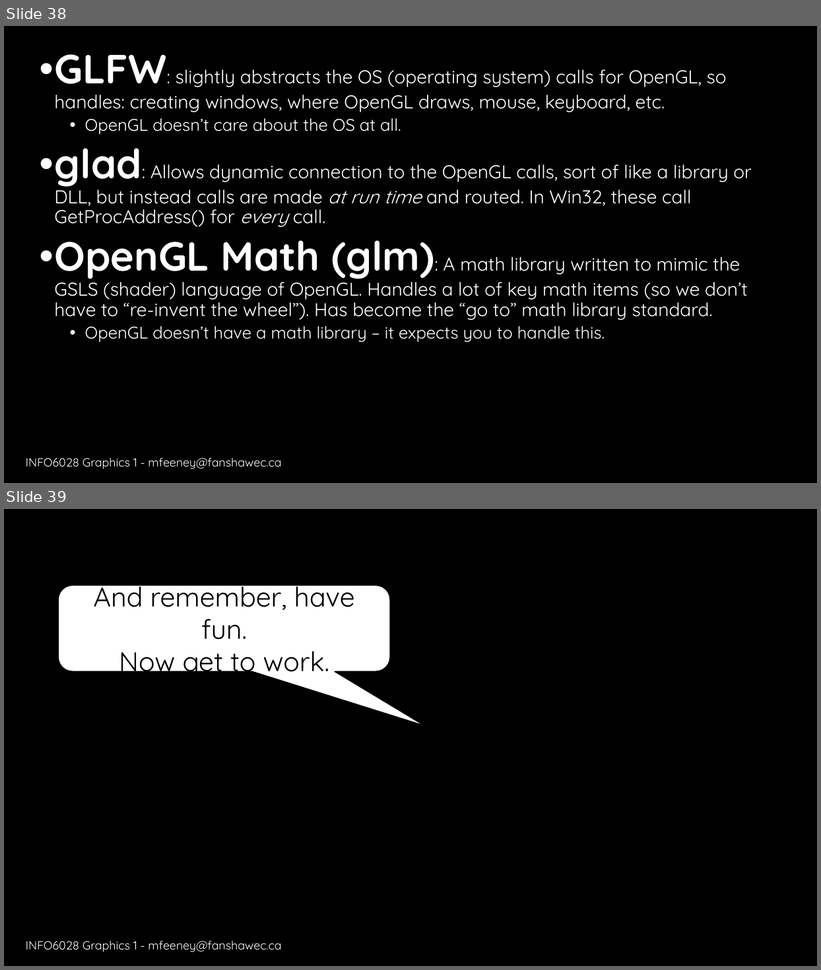
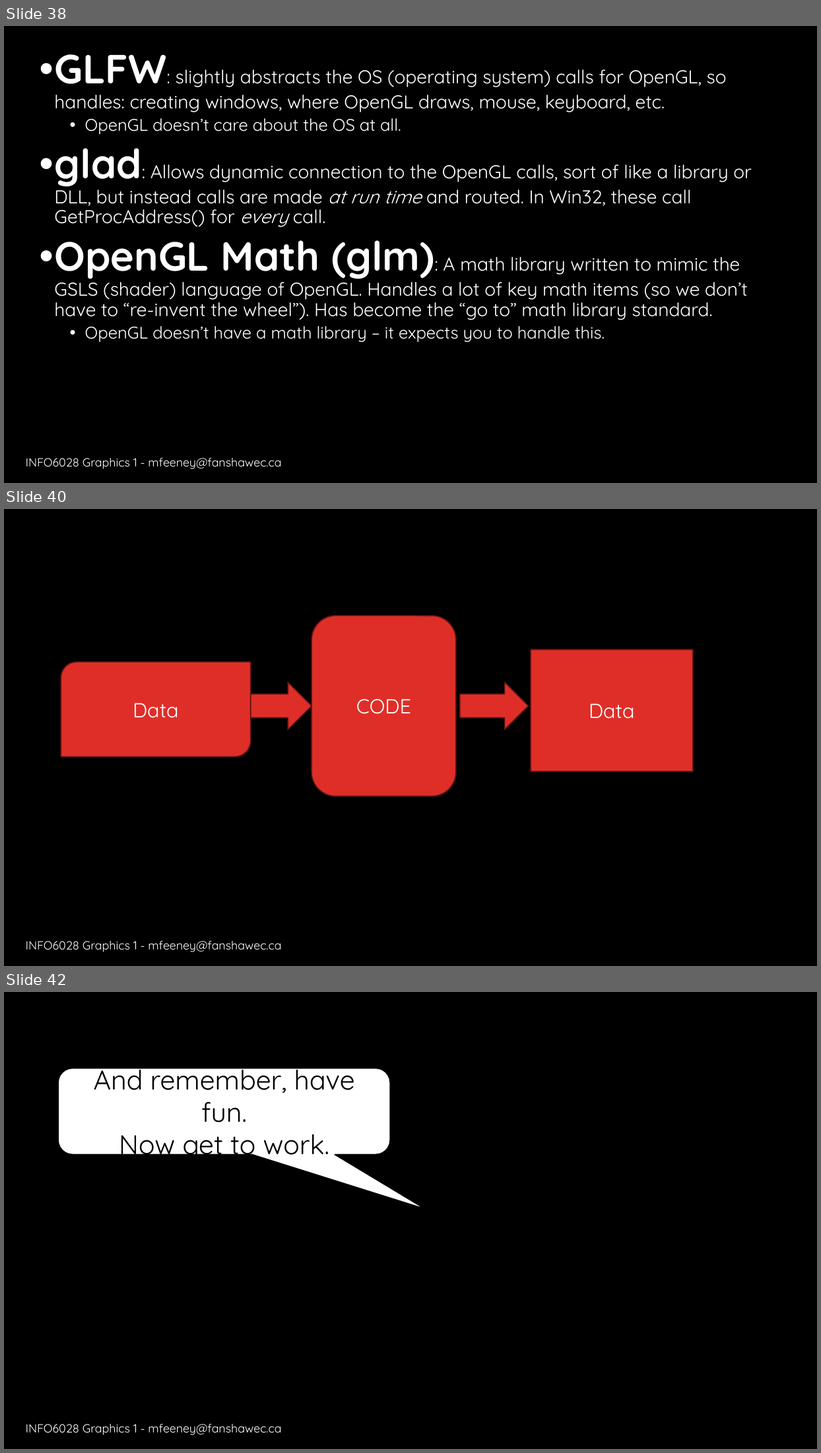
Before and after one commit to yellowflash07/GDP202324, a slide deck: 6028_Graph_1/D2D/W01/INFO6028_Graphics_1_F23_W01D01_Course_Intro.pptx. Shown one above the other, each under a label of ours: slides 38 and 39 before the commit, slides 38, 40 and 42 after it; the slides between them are not shown. The pictures are 821x970 and 821x1453 pixels, drawn with LibreOffice and Linux fonts; fonts in the diff are those of the drawing; background and template pictures are left out. Boxes give left, top, right and bottom in pixels: in the first picture for what was removed or moved away, otherwise in the second. Text is boxed around its words. In the diff, an @@ line names an element or a change of style, - is before the commit and + after.

```diff
--- a/6028_Graph_1/D2D/W01/INFO6028_Graphics_1_F23_W01D01_Course_Intro.pptx
+++ b/6028_Graph_1/D2D/W01/INFO6028_Graphics_1_F23_W01D01_Course_Intro.pptx
@@ slide 40 added at bbox=[4, 509, 817, 966], background #000000; not listed: 1 template element that a slide beside it also shows @@
@@ rounded rectangle added at bbox=[312, 615, 455, 796], fill #DF2E28, outline #621412 1 pt, 18 pt, text #FFFFFF @@
+CODE
@@ round diag rect added at bbox=[61, 662, 250, 757], fill #DF2E28, outline #621412 1 pt, 18 pt, text #FFFFFF @@
+Data
@@ rectangle added at bbox=[530, 650, 693, 772], fill #DF2E28, outline #621412 1 pt, 18 pt, text #FFFFFF @@
+Data
@@ right arrow added at bbox=[250, 682, 312, 729], fill #DF2E28, outline #621412 1 pt @@
@@ right arrow added at bbox=[460, 682, 529, 729], fill #DF2E28, outline #621412 1 pt @@
@@ what was slide 39 is now slide 42 @@
```
Also in this commit, not shown: 2 other slides added, 7 other files.
